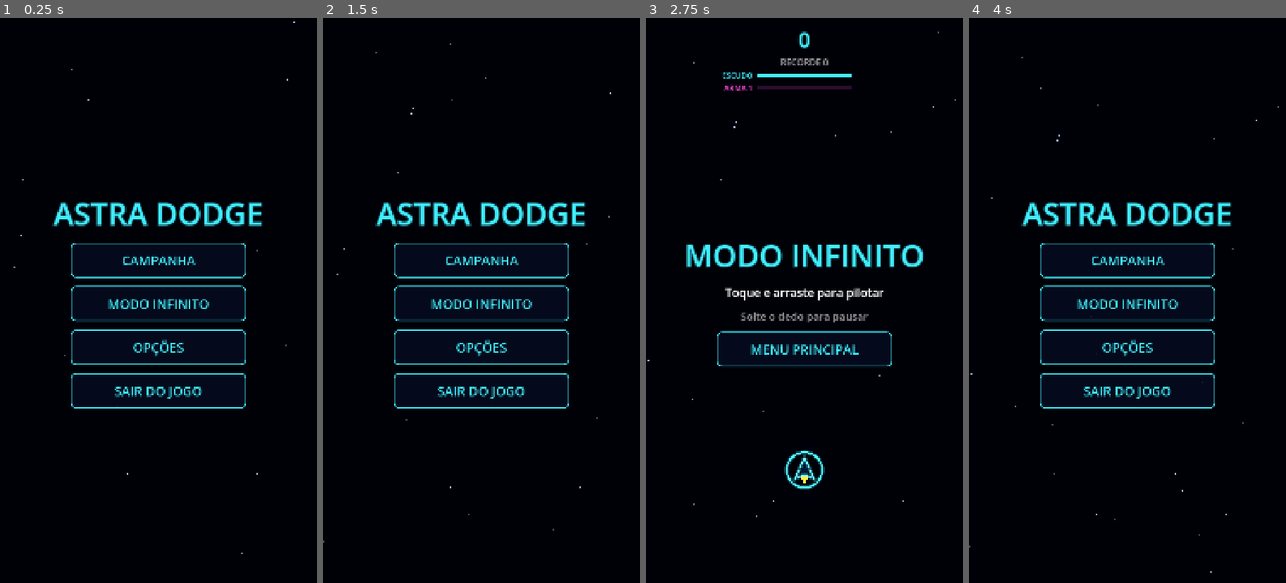
Above: before the commit, frames 1-4 (left to right).
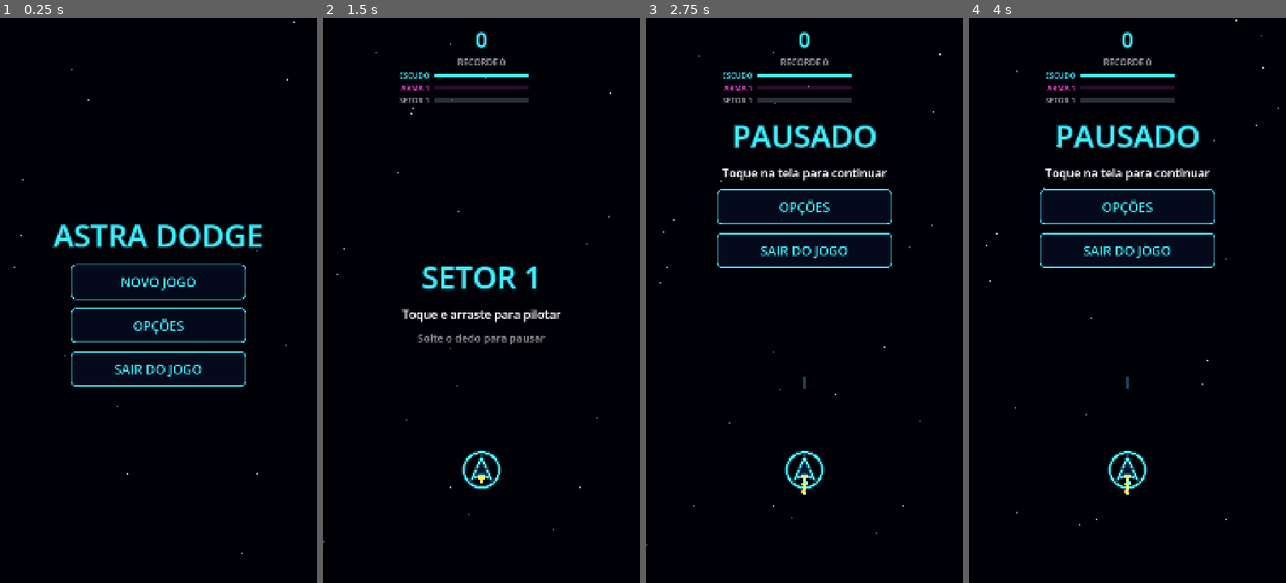
Above: after the commit, the same moments.

Repository: mprovensi/AstraDodge
Game: Godot game, scene res://scenes/main.tscn
Same seed, same stepped clock (60 frames per second), same inputs: the game is played once before the commit and once after it.
Inputs (mouse positions are in pixels of both pictures, inside the frame that each line leads up to):
- Up to frame 1 (0.25 s): no input
- Up to frame 2 (1.5 s): click (481, 260) at 0.5 s, where only the run before the commit has a clickable "CAMPANHA"; click "MENU PRINCIPAL" (after the commit: "NOVO JOGO") at 1.25 s
- Up to frame 3 (2.75 s): click (804, 306) at 2 s, where only the run before the commit has a clickable "MODO INFINITO"
- Up to frame 4 (4 s): click "MENU PRINCIPAL" (after the commit: "OPÇÕES") at 2.75 s; click (1127, 430) at 3.5 s, where only the run after the commit has a clickable "VOLTAR"

The runs differ from the first frame. In frame 1, 6.8% of the frame differs, in the area x 16-83%, y 32-70%; in frame 2, 7.2%; in frame 3, 6.2%; in frame 4, 8.4%, in the area x 0-98%, y 0-99%.

Commit message:
Menu com Continuar, pausa mais alta e sem Modo Infinito no menu
- Menu principal: Continuar (se houver ponto salvo) / Novo jogo / Opções / Sair
- Continuar volta ao mesmo setor e momento, com pontuação, escudo e arma;
  o ponto é salvo ao pausar, ao sair e quando o app vai para segundo plano,
  e é descartado no fim de jogo e ao completar o setor
- Pausa: menu no alto (Opções / Sair do jogo), parte de baixo livre para
  tocar e voltar; sem "Menu principal"
- Corrige um passo extra de simulação no frame em que a pausa começa
- Modo Infinito fica no código (testes), fora do menu

Co-Authored-By: Claude Opus 5.5 <noreply@anthropic.com>

Diff:
--- a/scripts/campaign/sector_director.gd
+++ b/scripts/campaign/sector_director.gd
@@ -28,6 +28,25 @@
 	return sector.difficulty_at(time)
 
 
+## Pula direto para o tempo `t` (continuar de onde parou): aplica o "clima" dos
+## eventos já passados sem disparar mensagens nem paredões.
+func seek(t: float) -> void:
+	time = t
+	while _next < _events.size() and _events[_next].at <= t:
+		var e := _events[_next]
+		_next += 1
+		match e.kind:
+			WaveEvent.Kind.DENSITY:
+				density = e.density
+				metals = e.metals
+			WaveEvent.Kind.DUST_RAIN:
+				rain_left = maxf(0.0, e.at + e.duration - t)
+			WaveEvent.Kind.CALM:
+				calm_left = maxf(0.0, e.at + e.duration - t)
+			WaveEvent.Kind.END:
+				finished = true
+
+
 ## Avança o tempo e devolve os eventos que dispararam neste passo.
 func update(dt: float) -> Array[WaveEvent]:
 	time += dt
--- a/scripts/game.gd
+++ b/scripts/game.gd
@@ -13,6 +13,7 @@
 # Campanha
 var sector_best := {}       # id do setor -> melhor pontuação
 var sectors_cleared := {}   # id do setor -> true
+var checkpoint := {}        # ponto onde o jogador parou (vazio = nada para continuar)
 
 
 func _ready() -> void:
@@ -31,6 +32,7 @@
 	sfx_enabled = cfg.get_value("options", "sfx", legacy_sound)
 	sector_best = cfg.get_value("campaign", "best", {})
 	sectors_cleared = cfg.get_value("campaign", "cleared", {})
+	checkpoint = cfg.get_value("campaign", "checkpoint", {})
 
 
 func save_data() -> void:
@@ -44,6 +46,7 @@
 	cfg.set_value("options", "sfx", sfx_enabled)
 	cfg.set_value("campaign", "best", sector_best)
 	cfg.set_value("campaign", "cleared", sectors_cleared)
+	cfg.set_value("campaign", "checkpoint", checkpoint)
 	cfg.save(SAVE_PATH)
 
 
@@ -72,6 +75,18 @@
 	return is_record
 
 
+func set_checkpoint(data: Dictionary) -> void:
+	checkpoint = data
+	save_data()
+
+
+func clear_checkpoint() -> void:
+	if checkpoint.is_empty():
+		return
+	checkpoint = {}
+	save_data()
+
+
 func vibrate(duration_ms: int) -> void:
 	if vibration_enabled:
 		Input.vibrate_handheld(duration_ms)
--- a/scripts/hud.gd
+++ b/scripts/hud.gd
@@ -3,11 +3,12 @@
 ## HUD minimalista (pontuação, recorde, escudo, arma, progresso do setor), dicas na tela
 ## e as telas de menu, pronto, pausa, fim de jogo, setor completo e opções.
 
+signal resume_pressed
 signal campaign_pressed
-signal endless_pressed
 signal restart_pressed
 signal continue_pressed
 signal menu_pressed
+signal quit_pressed
 
 const BAR_WIDTH := 320.0
 const BAR_HEIGHT := 12.0
@@ -15,6 +16,7 @@
 const SHIELD_TRAIL_DELAY := 0.35   # o "rastro" branco espera antes de encolher
 const SHIELD_TRAIL_SPEED := 0.8    # fração da barra por segundo
 const HINT_FADE := 0.4
+const PAUSE_TOP_MARGIN := 300.0
 
 var _top: VBoxContainer
 var _score_label: Label
@@ -39,6 +41,7 @@
 var _hint_timer := 0.0
 
 var _center: VBoxContainer
+var _center_spacer: Control
 var _title: Label
 var _subtitle: Label
 var _info: Label
@@ -101,6 +104,12 @@
 	_center.add_theme_constant_override("separation", 28)
 	root.add_child(_center)
 
+	# Na pausa o menu sobe e deixa a parte de baixo livre para tocar e voltar a jogar.
+	_center_spacer = Control.new()
+	_center_spacer.custom_minimum_size.y = PAUSE_TOP_MARGIN
+	_center_spacer.mouse_filter = Control.MOUSE_FILTER_IGNORE
+	_center.add_child(_center_spacer)
+
 	_title = _make_label("", 104, Palette.NEON)
 	_center.add_child(_title)
 	_subtitle = _make_label("", 40, Color.WHITE)
@@ -108,15 +117,13 @@
 	_info = _make_label("", 36, Palette.TEXT_DIM)
 	_center.add_child(_info)
 
-	_add_center_button("campaign", "CAMPANHA", campaign_pressed.emit)
-	_add_center_button("endless", "MODO INFINITO", endless_pressed.emit)
+	_add_center_button("resume", "CONTINUAR", resume_pressed.emit)
+	_add_center_button("campaign", "NOVO JOGO", campaign_pressed.emit)
 	_add_center_button("restart", "REINICIAR", restart_pressed.emit)
 	_add_center_button("continue", "CONTINUAR (TESTE)", continue_pressed.emit)
 	_add_center_button("options", "OPÇÕES", open_options, false)
 	_add_center_button("menu", "MENU PRINCIPAL", menu_pressed.emit)
-	_add_center_button("quit", "SAIR DO JOGO", func() -> void:
-		Game.save_data()
-		get_tree().quit())
+	_add_center_button("quit", "SAIR DO JOGO", quit_pressed.emit)
 
 	_build_options(root)
 	hide_center()
@@ -212,17 +219,21 @@
 
 # ---------------------------------------------------------------- telas
 
-func show_menu() -> void:
-	_show("ASTRA DODGE", "", "", ["campaign", "endless", "options", "quit"])
+## `can_resume`: existe um ponto salvo para o botão CONTINUAR.
+func show_menu(can_resume: bool) -> void:
+	var buttons := ["resume", "campaign", "options", "quit"] if can_resume else ["campaign", "options", "quit"]
+	_show("ASTRA DODGE", "", "", buttons)
 	_top.visible = false  # pontuação/barras só fazem sentido durante uma partida
 
 
 func show_ready(title: String) -> void:
-	_show(title, "Toque e arraste para pilotar", "Solte o dedo para pausar", ["menu"])
+	_show(title, "Toque e arraste para pilotar", "Solte o dedo para pausar", [])
 
 
 func show_paused() -> void:
-	_show("PAUSADO", "Toque para continuar", "", ["options", "menu", "quit"])
+	_show("PAUSADO", "Toque na tela para continuar", "", ["options", "quit"])
+	_center.alignment = BoxContainer.ALIGNMENT_BEGIN
+	_center_spacer.visible = true
 
 
 func show_game_over(score: int, best: int, is_record: bool, can_continue: bool) -> void:
@@ -254,6 +265,8 @@
 	_info.visible = info != ""
 	for id: String in _buttons:
 		_buttons[id].visible = id in buttons
+	_center.alignment = BoxContainer.ALIGNMENT_CENTER
+	_center_spacer.visible = false
 	_top.visible = true
 	_center.visible = true
 
--- a/scripts/main.gd
+++ b/scripts/main.gd
@@ -72,11 +72,14 @@
 	ship.weapon_level_changed.connect(_on_weapon_level_changed)
 	ship.shield_depleted.connect(_on_shield_depleted)
 	ship.fired.connect(func() -> void: Sfx.play("laser", -14.0, 1.0, 0.08))
-	hud.campaign_pressed.connect(start_mode.bind(Mode.CAMPAIGN))
-	hud.endless_pressed.connect(start_mode.bind(Mode.ENDLESS))
+	hud.resume_pressed.connect(resume_checkpoint)
+	hud.campaign_pressed.connect(func() -> void:
+		Game.clear_checkpoint()  # novo jogo descarta o ponto salvo
+		start_mode(Mode.CAMPAIGN))
 	hud.restart_pressed.connect(_on_restart)
 	hud.continue_pressed.connect(_on_continue)
 	hud.menu_pressed.connect(go_to_menu)
+	hud.quit_pressed.connect(_on_quit)
 	get_viewport().size_changed.connect(_on_resized)
 
 	_on_resized()
@@ -84,11 +87,15 @@
 
 
 func _notification(what: int) -> void:
-	# App foi para segundo plano: pausa.
+	# App foi para segundo plano: pausa (e a pausa salva o ponto para "Continuar").
 	if what == NOTIFICATION_APPLICATION_PAUSED or what == NOTIFICATION_APPLICATION_FOCUS_OUT:
 		if state == State.PLAYING or state == State.SLOWMO:
 			_touch_index = -1
 			_set_state(State.PAUSED)
+		else:
+			_save_checkpoint()
+	elif what == NOTIFICATION_WM_CLOSE_REQUEST:
+		_save_checkpoint()
 
 
 func _input(event: InputEvent) -> void:
@@ -127,7 +134,9 @@
 		_:
 			time_scale = 0.0
 
-	var dt := delta * time_scale
+	# Se o estado acabou de mudar para pausa/fim neste frame, nada mais avança.
+	var running := state == State.PLAYING or state == State.SLOWMO or state == State.DYING
+	var dt := delta * time_scale if running else 0.0
 	if dt > 0.0:
 		_step(dt)
 
@@ -188,6 +197,54 @@
 		hud.set_sector("", false)
 
 
+## Volta ao ponto salvo: mesmo setor e momento, mesma pontuação, escudo e arma.
+## O campo de asteroides recomeça limpo, com invencibilidade curta para retomar.
+func resume_checkpoint() -> void:
+	var cp := Game.checkpoint
+	if cp.is_empty():
+		return
+	start_mode(Mode.CAMPAIGN, clampi(int(cp.get("sector", 0)), 0, SECTORS.size() - 1))
+	director.seek(float(cp.get("time", 0.0)))
+	elapsed = float(cp.get("elapsed", 0.0))
+	distance = float(cp.get("distance", 0.0))
+	bonus_score = int(cp.get("bonus", 0))
+	score = int(distance * Tuning.SCORE_PER_PIXEL) + bonus_score
+	_revive_used = bool(cp.get("revive_used", false))
+	ship.shield = float(cp.get("shield", Tuning.SHIELD_MAX))
+	ship.last_chance = bool(cp.get("last_chance", false))
+	ship.weapon_level = clampi(int(cp.get("weapon", 1)), 1, Tuning.WEAPON_MAX_LEVEL)
+	ship.crystals = int(cp.get("crystals", 0))
+	ship.invuln = Tuning.REVIVE_INVULN_TIME
+
+
+func _run_active() -> bool:
+	return mode == Mode.CAMPAIGN and director != null and ship.alive \
+			and state in [State.READY, State.PLAYING, State.SLOWMO, State.PAUSED]
+
+
+func _save_checkpoint() -> void:
+	if not _run_active():
+		return
+	Game.set_checkpoint({
+		"sector": sector_index,
+		"time": director.time,
+		"elapsed": elapsed,
+		"distance": distance,
+		"bonus": bonus_score,
+		"revive_used": _revive_used,
+		"shield": ship.shield,
+		"last_chance": ship.last_chance,
+		"weapon": ship.weapon_level,
+		"crystals": ship.crystals,
+	})
+
+
+func _on_quit() -> void:
+	_save_checkpoint()
+	Game.save_data()
+	get_tree().quit()
+
+
 func _ready_title() -> String:
 	return director.sector.title if mode == Mode.CAMPAIGN else "MODO INFINITO"
 
@@ -218,7 +275,7 @@
 	state = new_state
 	match new_state:
 		State.MENU:
-			hud.show_menu()
+			hud.show_menu(not Game.checkpoint.is_empty())
 		State.READY:
 			hud.show_ready(_ready_title())
 		State.PLAYING:
@@ -228,10 +285,12 @@
 			_state_timer = Tuning.RELEASE_SLOWMO_TIME
 		State.PAUSED:
 			hud.show_paused()
+			_save_checkpoint()
 		State.DYING:
 			_touch_index = -1
 			_state_timer = DYING_TIME
 		State.GAME_OVER:
+			Game.clear_checkpoint()  # a partida acabou: não há de onde continuar
 			var is_record: bool
 			if mode == Mode.CAMPAIGN:
 				is_record = Game.submit_sector(director.sector.id, score, false)
@@ -240,6 +299,7 @@
 			hud.show_game_over(score, _best_for_mode(), is_record, not _revive_used)
 		State.SECTOR_CLEAR:
 			_touch_index = -1
+			Game.clear_checkpoint()
 			var is_record := Game.submit_sector(director.sector.id, score, true)
 			hud.clear_hint()
 			hud.show_sector_clear(director.sector.title, score, _best_for_mode(), is_record)
--- a/tests/smoke_test.gd
+++ b/tests/smoke_test.gd
@@ -29,6 +29,7 @@
 
 	_test_endless()
 	_test_campaign()
+	_test_checkpoint()
 	_test_enemies()
 	main.free()
 	quit()
@@ -57,6 +58,12 @@
 			_touch(true)
 
 	# Soltar o dedo deve levar a câmera lenta e depois à pausa.
+	# (Garante uma partida rodando: a simulação pode ter terminado no meio de uma explosão.)
+	if main.state != main.State.PLAYING:
+		_touch(false)
+		main._on_restart()
+		_touch(true)
+		main._process(DT)
 	_touch(false)
 	for i in 60:
 		main._process(DT)
@@ -96,6 +103,42 @@
 	var best: int = root.get_node("Game").get_sector_best("sector_1")
 	assert(best > 0 and root.get_node("Game").sectors_cleared.has("sector_1"))
 	print("CAMPANHA OK | setor 1 completo em %.1fs | paredoes=%d | pontos=%d" % [frames * DT, walls, main.score])
+
+
+func _test_checkpoint() -> void:
+	var game := root.get_node("Game")
+	main.go_to_menu()
+	main.start_mode(main.Mode.CAMPAIGN)
+	_touch(true)
+	for i in 60 * 50:  # 50 s de setor, passando pela chuva de poeira (45 s)
+		main.ship.invuln = 1.0
+		main._process(DT)
+	main.ship.add_crystal()
+	# Soltar o dedo -> pausa -> ponto salvo.
+	_touch(false)
+	for i in 60:
+		main._process(DT)
+	assert(main.state == main.State.PAUSED)
+	assert(not game.checkpoint.is_empty(), "a pausa deveria salvar o ponto")
+	var saved_time: float = main.director.time
+	var saved_score: int = main.score
+	var saved_weapon: int = main.ship.weapon_level
+	var saved_crystals: int = main.ship.crystals
+
+	main.go_to_menu()
+	assert(main.hud._buttons["resume"].visible, "menu deveria mostrar CONTINUAR")
+	main.resume_checkpoint()
+	assert(main.state == main.State.READY)
+	assert(absf(main.director.time - saved_time) < 0.001, "deveria voltar ao mesmo momento do setor")
+	assert(main.score == saved_score and main.ship.weapon_level == saved_weapon and main.ship.crystals == saved_crystals)
+	assert(main.asteroids.dust_rain == false and main.director.rain_left > 0.0, "chuva em andamento deve continuar")
+
+	# Fim de jogo descarta o ponto salvo.
+	main._set_state(main.State.GAME_OVER)
+	assert(game.checkpoint.is_empty(), "fim de jogo deveria limpar o ponto salvo")
+	main.go_to_menu()
+	assert(not main.hud._buttons["resume"].visible, "sem ponto salvo, sem CONTINUAR")
+	print("CONTINUAR OK | voltou em %.1fs do setor, pontos=%d, arma=%d" % [saved_time, saved_score, saved_weapon])
 
 
 func _test_enemies() -> void:
--- a/tests/ui_capture.gd
+++ b/tests/ui_capture.gd
@@ -1,13 +1,15 @@
 extends SceneTree
-## Grava as telas de menu: início (frame ~20) e opções (frame ~50).
-## Uso: godot --path . --script res://tests/ui_capture.gd --write-movie frames/f.png --fixed-fps 30 --quit-after 60
+## Grava as telas de menu: menu principal com CONTINUAR (~20), opções (~45) e pausa (~110).
+## Uso: godot --path . --script res://tests/ui_capture.gd --write-movie frames/f.png --fixed-fps 30 --quit-after 120
 
 var main: Node2D
 var _frame := 0
 
 
 func _initialize() -> void:
-	root.get_node("Game").persist = false
+	var game := root.get_node("Game")
+	game.persist = false
+	game.checkpoint = {"sector": 0, "time": 30.0}
 	main = load("res://scenes/main.tscn").instantiate()
 	root.add_child(main)
 	process_frame.connect(_tick)
@@ -17,3 +19,18 @@
 	_frame += 1
 	if _frame == 30:
 		main.hud.open_options()
+	if _frame == 60:
+		main.hud.close_options()
+		main.resume_checkpoint()
+	if _frame == 65:
+		_touch(true)
+	if _frame == 80:
+		_touch(false)
+
+
+func _touch(pressed: bool) -> void:
+	var t := InputEventScreenTouch.new()
+	t.index = 0
+	t.pressed = pressed
+	t.position = Vector2(30, main.view_size.y - 30)
+	main._input(t)
